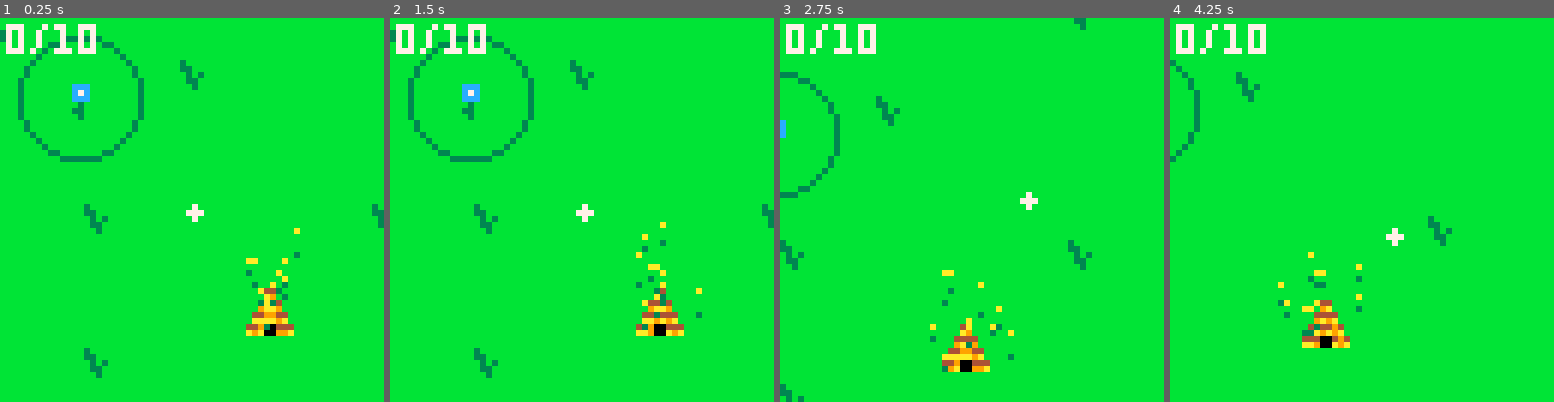
Above: before the commit, frames 1-4 (left to right).
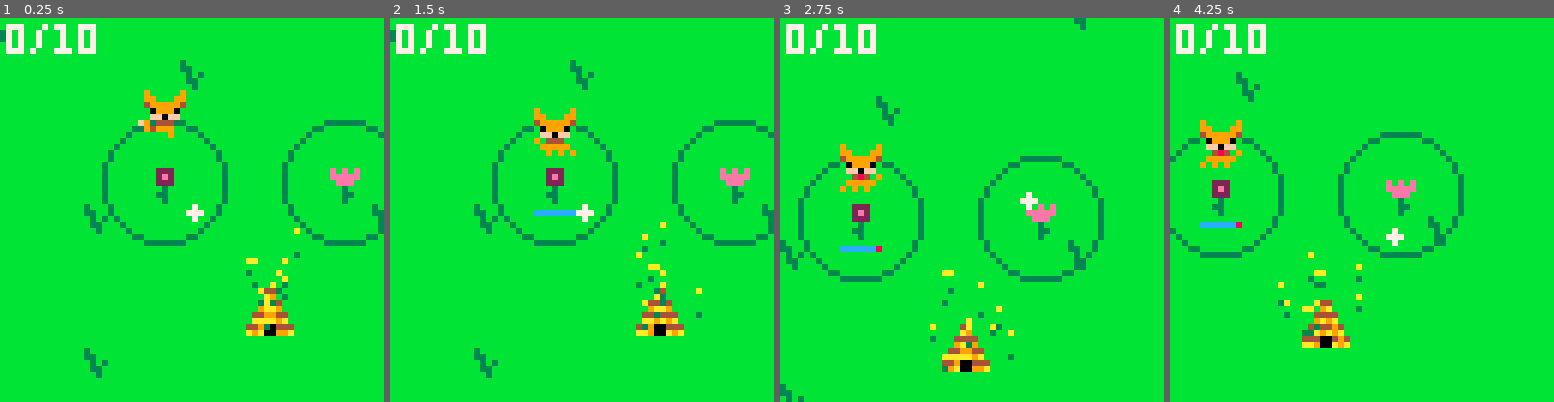
Above: after the commit, the same moments.

Repository: greysonp/swarm
Game: PICO-8 cartridge bees.p8
The game is run twice, just before and just after one commit, with the same random seed, the same clock (stepped at 60 frames per second) and the same inputs.
Inputs:
- Up to frame 1 (0.25 s): no input
- Up to frame 2 (1.5 s): tap X (X key) at 0.33, 1.07 s; tap O (Z key) at 0.7 s
- Up to frame 3 (2.75 s): hold Right 1.6-2.1 s; tap O (Z key) at 1.7, 2.1, 2.5 s; tap X (X key) at 1.85 s; hold Up 2.15-2.42 s; hold Right from 2.47 s (still down)
- Up to frame 4 (4.25 s): tap O (Z key) every 0.4 s from 2.9 to 4.1 s; tap X (X key) at 2.97, 4.08 s; release Right at 3.03 s; hold Left 3.08-3.58 s; hold Down 3.63-3.97 s; hold Right from 4.02 s (still down)

The runs differ from the first frame. In frame 1, 5.2% of the frame differs, in the area x 4-100%, y 4-60%; in frame 2, 5.3%; in frame 3, 4.7%; in frame 4, 4.2%.

Commit message:
Added indicators for off-screen attacks.

Diff:
--- a/bees.p8
+++ b/bees.p8
@@ -43,6 +43,8 @@
 
   -- init camera state
   cam = newvector(cursor.pos.x - 32, cursor.pos.y - 32)
+  cam.width = 64
+  cam.height = 64
 
   -- add beehive to the stage
   beehive = newbeehive(stagewidth/2, stageheight/2)
@@ -53,10 +55,8 @@
   add(stage, newbeecounter())
 
   -- add flowers to the stage
-  addflower(newflower(32, 32, 32))
-  addflower(newflower(96, 32, 33))
-  addflower(newflower(96, 96, 34))
-  addflower(newflower(32, 96, 35))
+  addflower(newflower(110, 110, 32))
+  addflower(newflower(140, 110, 33))
 
   -- add bees to the stage
   for i = 1, startbees do
@@ -65,7 +65,7 @@
   end
 
   -- add an enemy
-  addenemy(newenemy(64, 0))
+  addenemy(newenemy(110, 100))
 end
 
 function _update()
@@ -89,9 +89,9 @@
   cam.y = cam.y * (1 - camlag) + adjcursor.y * camlag
 
   cam.x = max(0, cam.x)
-  cam.x = min(stagewidth - 64, cam.x)
+  cam.x = min(stagewidth - cam.width, cam.x)
   cam.y = max(0, cam.y)
-  cam.y = min(stageheight - 64, cam.y)
+  cam.y = min(stageheight - cam.height, cam.y)
 
   camera(cam.x, cam.y)
 
@@ -197,6 +197,14 @@
 
 function random(min, max)
   return rnd(max - min) + min
+end
+
+function notoncamera(x, y, width, height)
+  local x1 = cam.x
+  local y1 = cam.y
+  local x2 = cam.x + cam.width
+  local y2 = cam.y + cam.height
+  return (x + width/2) < x1 or (x - width/2) > x2 or (y + height/2) < y1 or (y - height/2) > y2
 end
 
 -- ============================
@@ -533,12 +541,14 @@
   enemy.attackspeed = 30
   enemy.walkspeed = 0.25
   enemy.state = 0 -- 0 = normal, 1 = attacking, 2 = running
+  enemy.flower = nil
 
   enemy.healthbar.width = 7
 
   function enemy:update()
     if self.state != 2 then
       self.state = 0
+      self.flower = nil
       self:attackifpossible()
 
       -- if we didn't attack anything, then walk towards a flower
@@ -574,6 +584,39 @@
         self.healthbar:draw(enemy.health, enemy.maxhealth)
       end
     end
+
+    -- draw off-screen attack indicator
+    if self.flower != nil and notoncamera(self.flower.pos.x, self.flower.pos.y, 5, 7) then
+      self:drawindicator()
+    end
+  end
+
+  function enemy:drawindicator()
+    local diff = vsub(self.flower.pos, newvector(cam.x + cam.width/2, cam.y + cam.height/2))
+    local sprite = 0
+    local x = 0
+    local y = 0
+    if abs(diff.x) > abs(diff.y) then
+      if diff.x <= 0 then
+        sprite = 128
+        x = cam.x
+      else
+        sprite = 129
+        x = cam.x + cam.width - 3
+      end
+      y = min(max(self.flower.pos.y, cam.y), cam.y + cam.height - 5)
+    else
+      if diff.y <= 0 then
+        sprite = 130
+        y = cam.y
+      else
+        sprite = 131
+        y = cam.y + cam.height - 3
+      end
+      x = min(max(self.flower.pos.x - 2, cam.x), cam.x + cam.width - 5)
+    end
+
+    spr(sprite, x, y)
   end
 
   function enemy:attackifpossible()
@@ -600,6 +643,9 @@
       -- sound
       if coll == bees and time % 5 == 0 then
         sfx(chooserandom({4, 5, 6}))
+      end
+      if coll == flowers then
+        self.flower = obj
       end
       return true
     end
@@ -857,13 +903,13 @@
 00000000000000000000000000000000000000000000000000000000000000000000000000000000000000000000000000000000000000000000000000000000
 00000000000000000000000000000000000000000000000000000000000000000000000000000000000000000000000000000000000000000000000000000000
 00000000000000000000000000000000000000000000000000000000000000000000000000000000000000000000000000000000000000000000000000000000
-ffffffffffffffffffffffffffffffffffffffffffffffffffffffffffffffffffffffffffffffffffffffffffffffffffffffffff0000000000000000000000
-00000000000000000000000000000000000000000000000000000000000000000000000000000000000000000000000000000000000000000000000000000000
-ffffffffffffffffffffffffffffffffffffffffffffffffffffffffffffffffffffffffffffffffffffffffffffffffffffffffff0000000000000000000000
-00000000000000000000000000000000000000000000000000000000000000000000000000000000000000000000000000000000000000000000000000000000
-ffffffffffffffffffffffffffffffffffffffffffffffffffffffffffffffffffffffffffffffffffffffffffffffffffffffffff0000000000000000000000
-00000000000000000000000000000000000000000000000000000000000000000000000000000000000000000000000000000000000000000000000000000000
-ffffffffffffffffffffffffffffffffffffffffffffffffffffffffffffffffffffffffffffffffffffffffffffffffffffffffff0000000000000000000000
+00800000800000000080000088888000000000000000000000000000000000000000000000000000000000000000000000000000000000000000000000000000
+08800000880000000888000008880000000000000000000000000000000000000000000000000000000000000000000000000000000000000000000000000000
+88800000888000008888800000800000000000000000000000000000000000000000000000000000000000000000000000000000000000000000000000000000
+08800000880000000000000000000000000000000000000000000000000000000000000000000000000000000000000000000000000000000000000000000000
+00800000800000000000000000000000000000000000000000000000000000000000000000000000000000000000000000000000000000000000000000000000
+00000000000000000000000000000000000000000000000000000000000000000000000000000000000000000000000000000000000000000000000000000000
+00000000000000000000000000000000000000000000000000000000000000000000000000000000000000000000000000000000000000000000000000000000
 00000000000000000000000000000000000000000000000000000000000000000000000000000000000000000000000000000000000000000000000000000000
 00000000000000000000000000000000000000000000000000000000000000000000000000000000000000000000000000000000000000000000000000000000
 00000000000000000000000000000000000000000000000000000000000000000000000000000000000000000000000000000000000000000000000000000000
